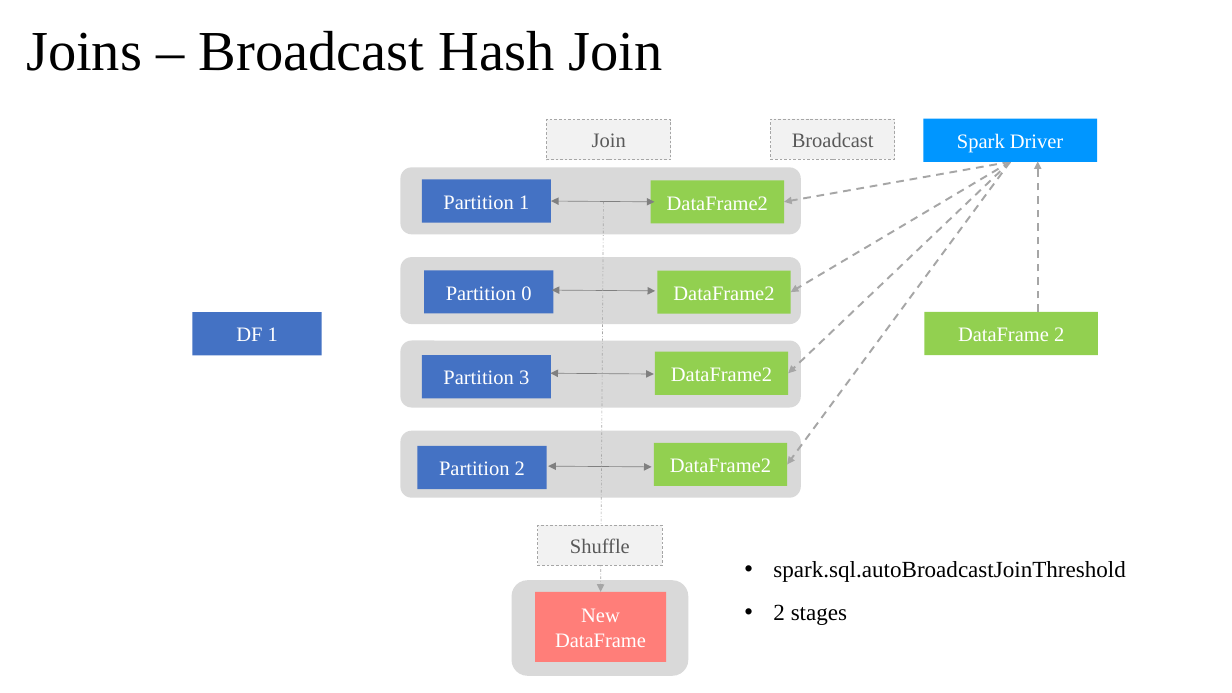
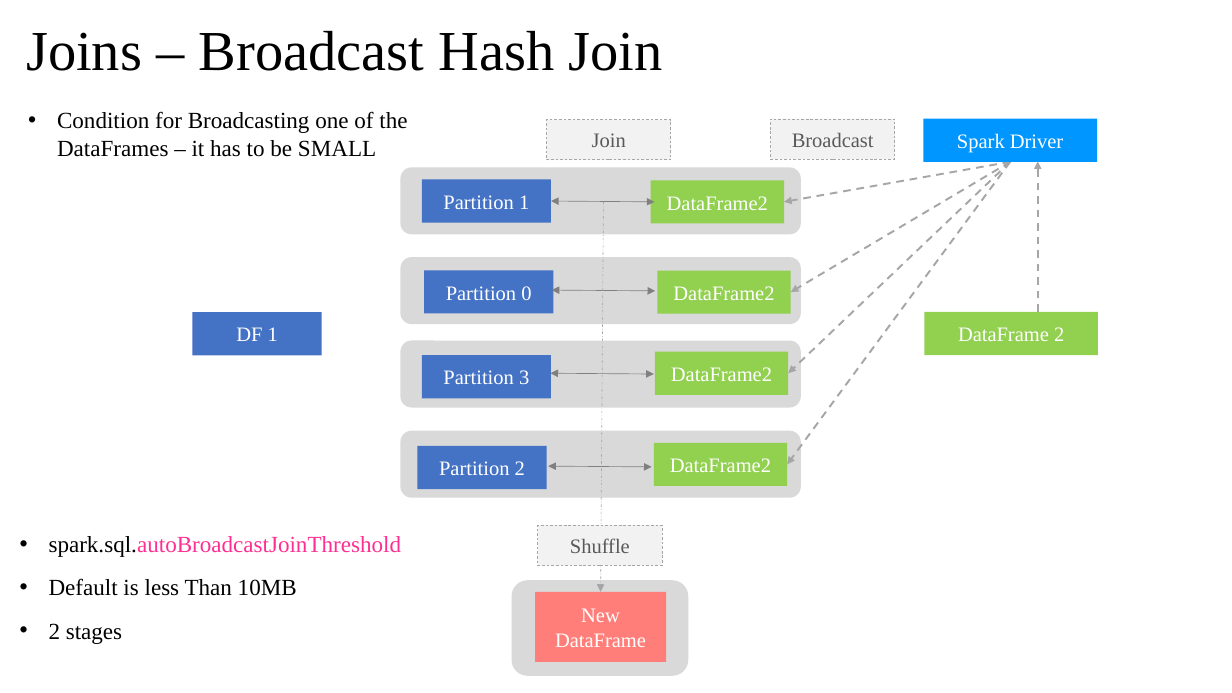
Before and after one commit to deep-cloud2208/PySparkCodes, a slide deck: slide 8 of Partitioning & SparkContext.pptx. Drawn at 1232x693 pixels with LibreOffice and Linux fonts; fonts in the diff are those of the drawing. Boxes give left, top, right and bottom in pixels: in the first picture for what was removed or moved away, otherwise in the second. Text is boxed around its words. In the diff, an @@ line names an element or a change of style, - is before the commit and + after.

```diff
--- a/Partitioning & SparkContext.pptx
+++ b/Partitioning & SparkContext.pptx
@@ text added at bbox=[57, 111, 407, 157], 18 pt, text #000000 @@
+• Condition for Broadcasting one of the DataFrames – it has to be SMALL
@@ text "spark.sql.autoBroadcastJoinThreshold": place and size @@
-text "spark.sql.autoBroadcastJoinThreshold" at bbox=[773, 561, 1125, 625]
+text "spark.sql.autoBroadcastJoinThreshold" at bbox=[49, 536, 402, 644]
@@ text at bbox=[49, 536, 402, 557]: text colour #000000 to #FF2F92 in "spark.sql.autoBroadcastJoinThreshold" @@
@@ text at bbox=[49, 578, 297, 596]: paragraph added @@
+• Default is less Than 10MB
```
Also in this commit, not shown: 6 other slides changed, 2 other files.
